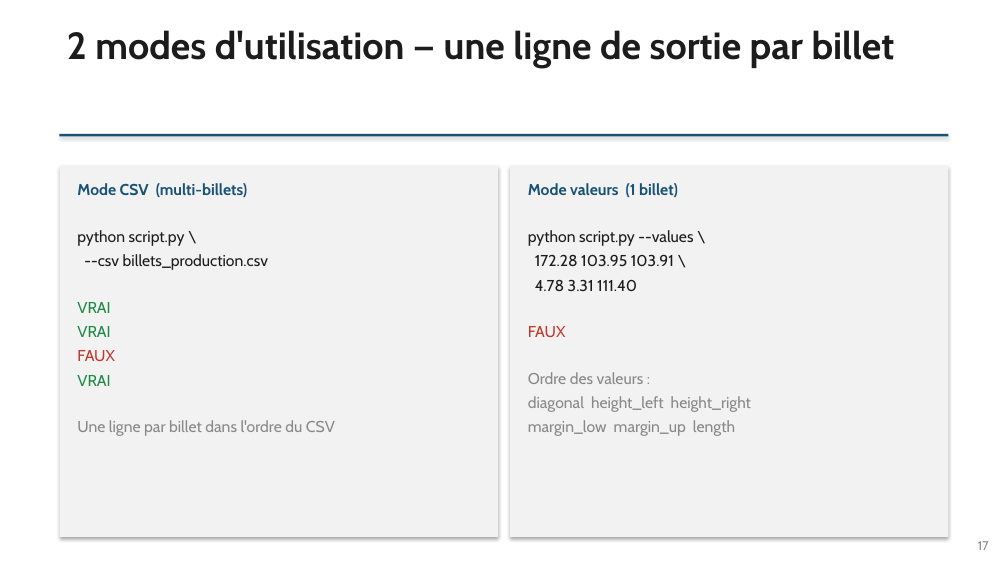
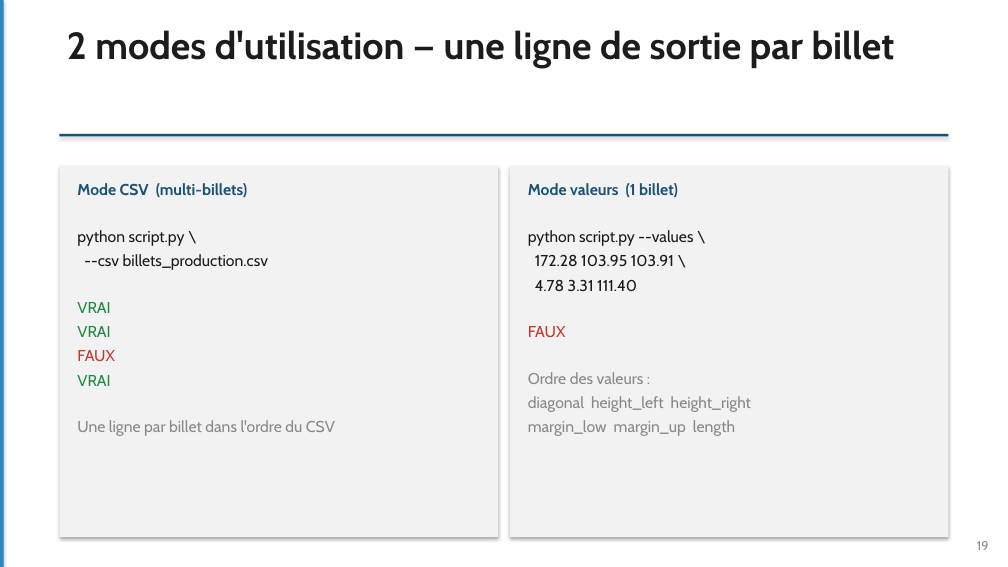
Before and after one commit to Elicesjo/PROJET-11-, a slide deck: slide 19 of Elices-Diez_Josy_3_Support_presentation_062026.pptx (slide 17 before the commit). Drawn at 1008x567 pixels with LibreOffice and Linux fonts; fonts in the diff are those of the drawing. Boxes give left, top, right and bottom in pixels: in the first picture for what was removed or moved away, otherwise in the second. Text is boxed around its words. In the diff, an @@ line names an element or a change of style, - is before the commit and + after.

```diff
--- a/Elices-Diez_Josy_3_Support_presentation_062026.pptx
+++ b/Elices-Diez_Josy_3_Support_presentation_062026.pptx
@@ rectangle added at box(0, 0, 4, 567), fill #2E86C1 @@
@@ text at box(977, 541, 989, 550): text changed @@
-17
+19
```
Also in this commit, not shown: 12 other slides changed, 4 slides added, 2 slides removed, 18 other files.
